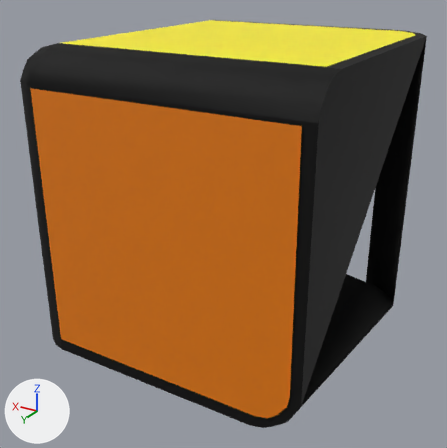
What one commit did to the OBJ model OllPractice.Unity/Assets/3DModels/corners/cornerYGO.obj.
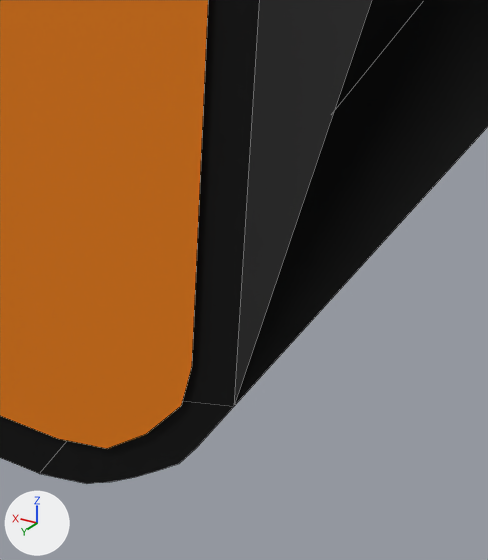
There are two pictures of each version: one whole from a camera (50 mm lens) standing at (-0.181, 0.314, 0.132) and looking at (0.001, 0.011, -0.02), one close up on the part from 53% to 82% of the width and 67% to 100% of the height. Arrows for +X, +Y and +Z are at lower left; the lights stay in place. The close-ups show mesh edges as thin lines. Where no turn or scale is listed for an object, it has been applied to the vertices. Vertices at the same position are counted once.

In view in the first close-up: 'BasicCorner_Plane', 'ColoredSide3_Plane.005'.
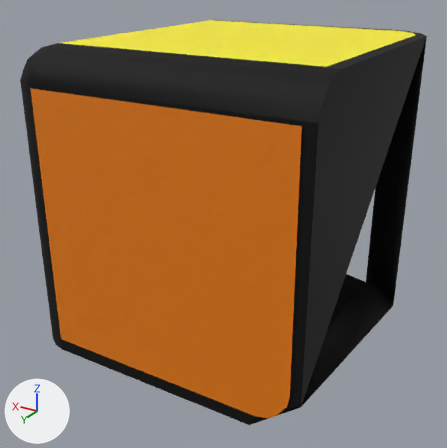
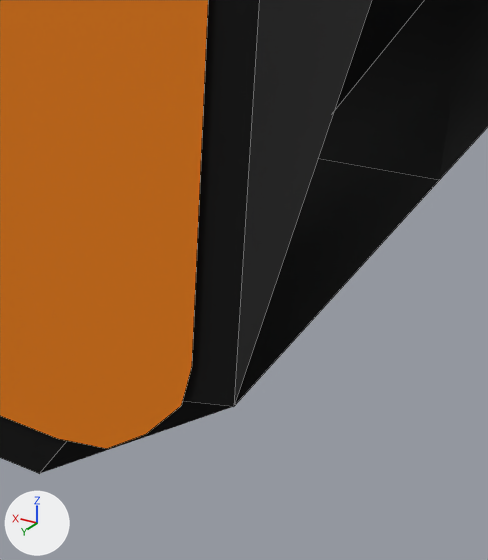
Commit message: Fix missing face in corners

Changed parts and their boxes (x1, y1, x2, y2) in the close-ups (488 x 560 px; the box of a moved part takes in the faces that stretch with it):
'BasicCorner_Plane', reshaped
    before: (0, 0, 488, 484)
    after: (0, 0, 488, 474)
part 1 of me_basiccorner_plane, moved or reshaped
    before: (39, 0, 488, 484)
    after: (39, 0, 488, 474)

The edits, one by one:
me_basiccorner_plane has 121 vertices, 98 faces, 1 loose edge and spans x -0.09..0.09, y -0.09..0.09, z -0.09..0.09.
me_basiccorner_plane is used by ob_basiccorner_plane; location (0.0, 0.0, 0.0).
Verts and faces of me_basiccorner_plane; kept vertices keep their numbers, new ones are numbered from 121.
Before the commit, vertices of me_basiccorner_plane: 16 (0.09, -0.062, -0.09), 26 (-0.073, 0.09, -0.086) at pixel (109, 482), 28 (-0.09, 0.09, -0.066) at pixel (233, 406), 29 (-0.062, 0.09, -0.09) at pixel (39, 473), 31 (-0.072, 0.09, -0.072).
Before the commit, vertices of me_basiccorner_plane: 34 (-0.076, 0.09, -0.084) at pixel (134, 477), 35 (-0.069, 0.09, -0.088) at pixel (86, 483), 36 (-0.079, 0.09, -0.082) at pixel (155, 471), 37 (-0.083, 0.09, -0.079) at pixel (179, 463), 38 (-0.085, 0.09, -0.075) at pixel (196, 447).
Before the commit, vertices of me_basiccorner_plane: 114 (-0.09, -0.066, -0.09), 115 (-0.062, -0.09, -0.09).
Part 1, on me_basiccorner_plane:
Vertices deleted: 26, 34 to 38 (with the faces that use them).
Faces deleted: (16, 115, 29).
New vertex 121 is at (-0.09, 0.012, -0.078), pixel (439, 180).
New vertex 122 is at (-0.062, 0.0, -0.09).
New faces: (16, 115, 122, 29), (114, 121, 122, 115), (28, 31, 29, 122, 121).
